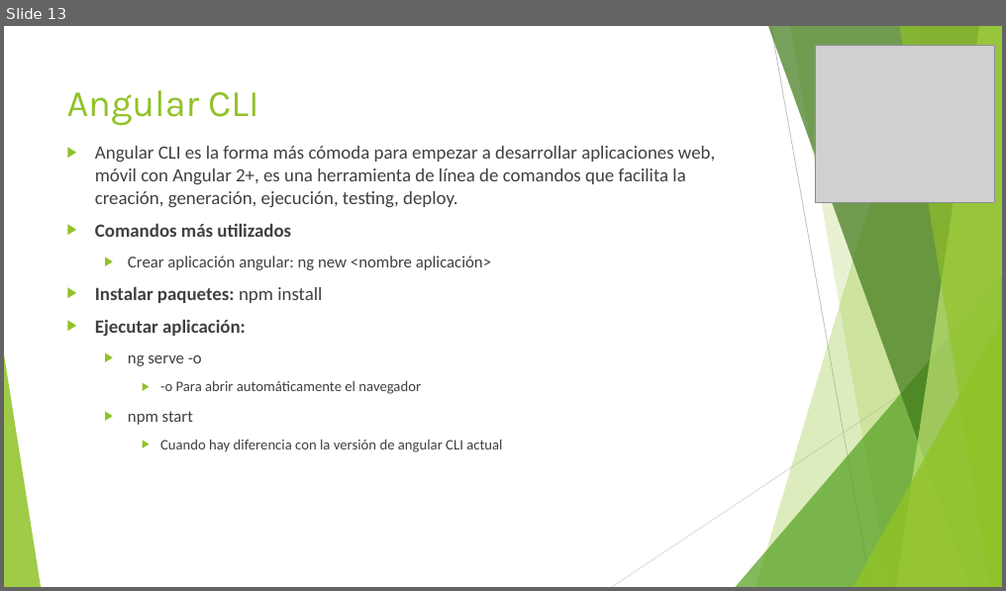
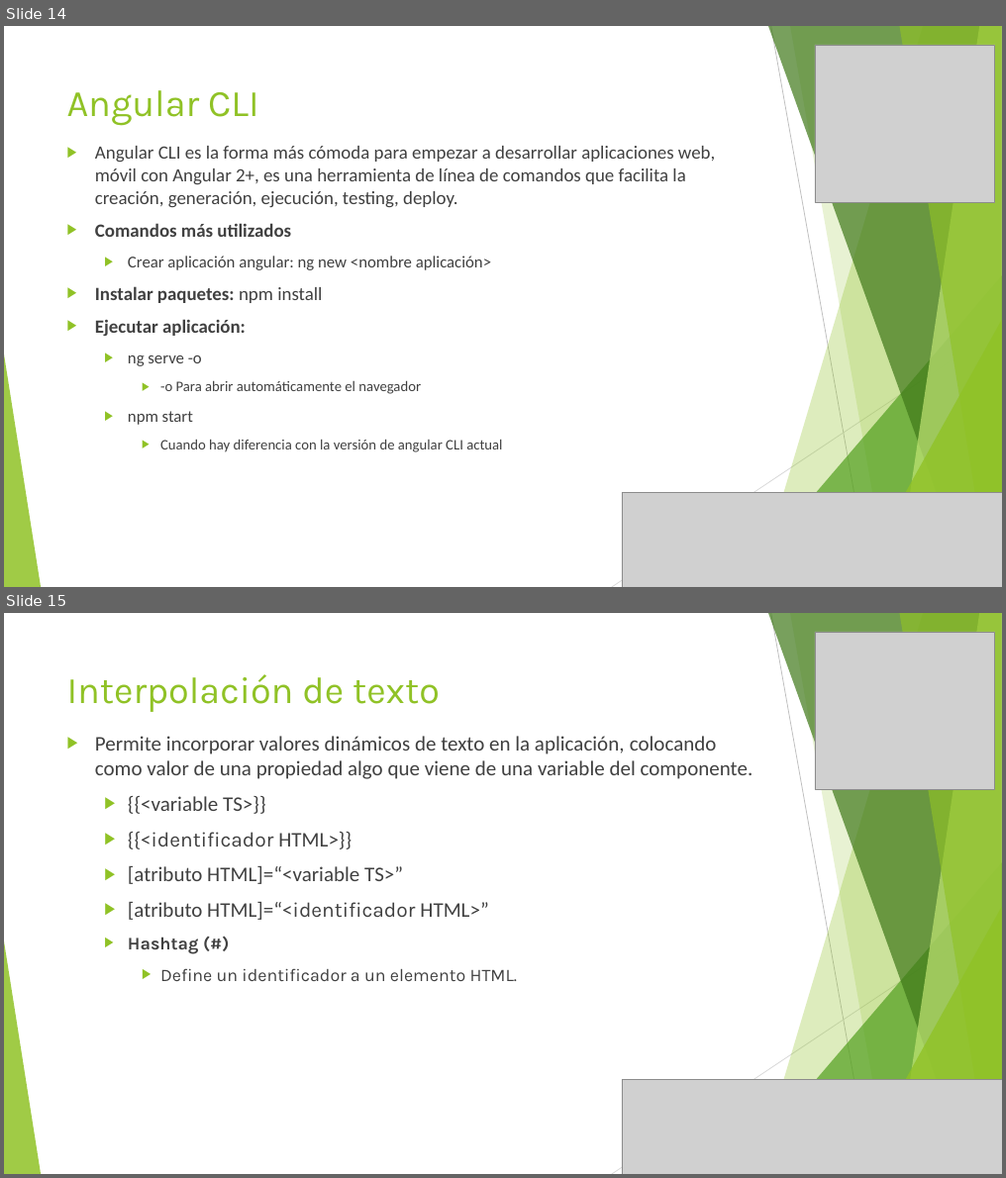
Before and after one commit to jpchSubzero/tartaro, a slide deck: angular/eShopApp/Recursos/Angular.pptx. Shown one above the other, each under a label of ours: slide 13 before the commit, slides 14 and 15 after it. The pictures are 1006x591 and 1006x1178 pixels, drawn with LibreOffice and Linux fonts; fonts in the diff are those of the drawing; grey boxes stand for pictures. Boxes give left, top, right and bottom in pixels: in the first picture for what was removed or moved away, otherwise in the second. Text is boxed around its words. In the diff, an @@ line names an element or a change of style, - is before the commit and + after.

```diff
--- a/angular/eShopApp/Recursos/Angular.pptx
+++ b/angular/eShopApp/Recursos/Angular.pptx
@@ slide 15 added at (4, 613, 1002, 1174), background #FFFFFF; not listed: 10 template elements that a slide beside it also shows @@
@@ picture added at (815, 632, 995, 789) @@
@@ title added at (67, 674, 440, 712), 36 pt, text #90C226 @@
+Interpolación de texto
@@ text added at (95, 736, 753, 981), 20 pt, text #404040 @@
+▶ Permite incorporar valores dinámicos de texto en la aplicación, colocando como valor de una propiedad algo que viene de una variable del componente.
+  ▶ {{<variable TS>}}
+  ▶ {{<identificador HTML>}}
+  ▶ [atributo HTML]=“<variable TS>”
+  ▶ [atributo HTML]=“<identificador HTML>”
+  ▶ Hashtag (#)
+    ▶ Define un identificador a un elemento HTML.
@@ picture added at (622, 1079, 1002, 1174) @@
@@ what was slide 13 is now slide 14 @@
@@ slide 14 changed as well @@
@@ picture added at (622, 492, 1002, 587) @@
```
Also in this commit, not shown: 18 other slides changed, 9 other slides added, 43 other files.
